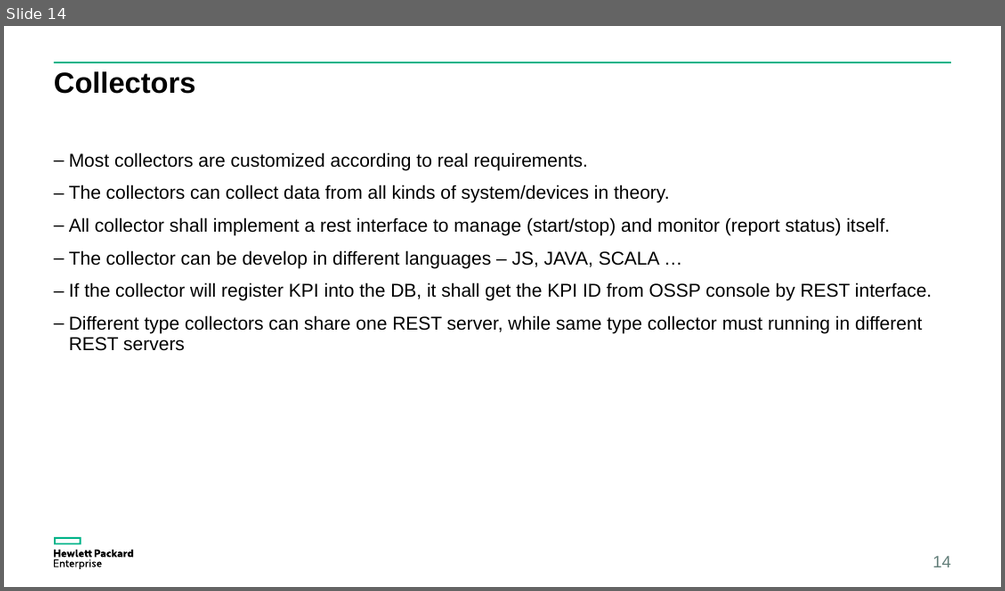
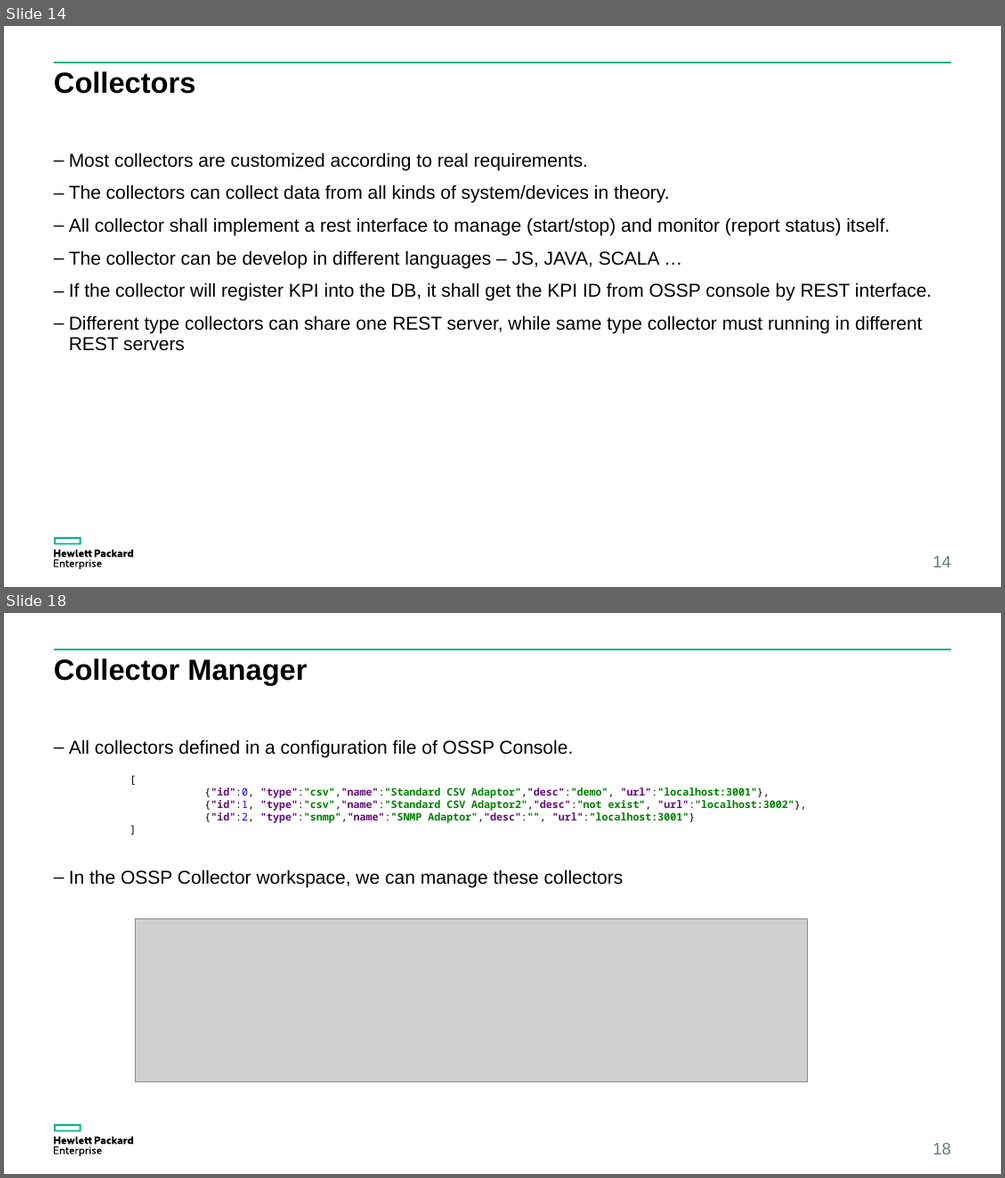
Before and after one commit to yzgang76/MPM, a slide deck: doc/OSSP V2.pptx. Shown one above the other, each under a label of ours: slide 14 before the commit, slides 14 and 18 after it; the slides between them are not shown. The pictures are 1005x591 and 1005x1178 pixels, drawn with LibreOffice and Linux fonts; fonts in the diff are those of the drawing; grey boxes stand for pictures. Boxes give left, top, right and bottom in pixels: in the first picture for what was removed or moved away, otherwise in the second. Text is boxed around its words. In the diff, an @@ line names an element or a change of style, - is before the commit and + after.

Commit message:
ossp

```diff
--- a/doc/OSSP V2.pptx
+++ b/doc/OSSP V2.pptx
@@ slide 18 added at [4, 613, 1001, 1174], background #FFFFFF; not listed: 3 template elements that a slide beside it also shows @@
@@ title added at [54, 658, 307, 685], 28 pt, text #000000, bold @@
+Collector Manager
@@ text added at [69, 739, 623, 888], 18 pt, text #000000 @@
+– All collectors defined in a configuration file of OSSP Console.
+– In the OSSP Collector workspace, we can manage these collectors
@@ text added at [204, 787, 806, 823], 10 pt, text #008000, bold @@
+[
+{"id":0, "type":"csv","name":"Standard CSV Adaptor","desc":"demo", "url":"localhost:3001"},
+{"id":1, "type":"csv","name":"Standard CSV Adaptor2","desc":"not exist", "url":"localhost:3002"},
+{"id":2, "type":"snmp","name":"SNMP Adaptor","desc":"", "url":"localhost:3001"}
+]
@@ picture added at [135, 918, 808, 1082] @@
@@ page number added at [932, 1143, 951, 1154], 16 pt, text #617D78 @@
+18
```
Also in this commit, not shown: 3 slides changed, 6 other files.
